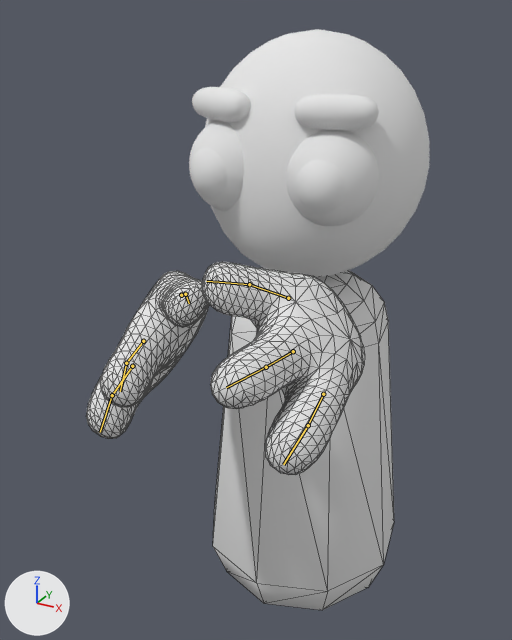
Two versions of the glTF model src/features/player/assets/models/simple/guy.glb, one commit apart.
The view is the same before and after, from a camera (50 mm lens) standing at (0.732, -1.625, 1.628) and looking at (-0.044, -0.213, 0.922). The axes (+X, +Y, +Z) are drawn at lower left. The lights are the same throughout. The first picture is the older version. Both versions are drawn at frame 1 of the action 'fists_up_punch_left'; the numbers are the values there. The bones that change are drawn over the model as lines. Mesh edges are drawn as thin lines on the coarser meshes.

Objects in the first picture: 'Body', 'Hands', 'Head'.
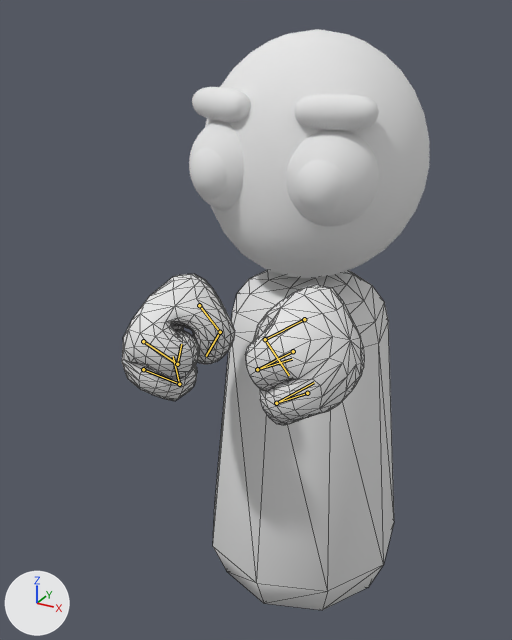
The edits, one by one:
Bone 'Pinkie.L' (bone_pinkie_l) moves from (0.0, 0.0, 0.0) to (-0.026, 0.001, -0.016).
Bone 'Pinkie.L' (bone_pinkie_l) turns from (0, 0, 0) to (-3, 18, 98) degrees about its own x, y and z.
Bone 'Pinkie.L.001' (bone_pinkie_l_001) turns from (0, 0, 0) to (1, -9, 100) degrees about its own x, y and z.
Bone 'Midfinger.L' (bone_midfinger_l) turns from (0, 0, 0) to (-1, -3, 85) degrees about its own x, y and z.
Bone 'Midfinger.L.001' (bone_midfinger_l_001) turns from (0, 0, 0) to (12, -9, 90) degrees about its own x, y and z.
Bone 'Thumb.L' (bone_thumb_l) moves from (0.0, 0.0, 0.0) to (-0.055, -0.079, -0.004).
Bone 'Thumb.L' (bone_thumb_l) turns from (0, 0, 0) to (27, 40, 69) degrees about its own x, y and z.
Bone 'Thumb.L.001' (bone_thumb_l_001) turns from (0, 0, 0) to (10, -9, 87) degrees about its own x, y and z.
Bone 'Pinkie.R' (bone_pinkie_r) moves from (0.0, 0.0, 0.0) to (0.026, 0.001, -0.016).
Bone 'Pinkie.R' (bone_pinkie_r) turns from (0, 0, 0) to (-3, -18, -98) degrees about its own x, y and z.
Bone 'Pinkie.R.001' (bone_pinkie_r_001) turns from (0, 0, 0) to (1, 9, -100) degrees about its own x, y and z.
Bone 'Midfinger.R' (bone_midfinger_r) turns from (0, 0, 0) to (-1, 3, -85) degrees about its own x, y and z.
Bone 'Midfinger.R.001' (bone_midfinger_r_001) turns from (0, 0, 0) to (12, 9, -90) degrees about its own x, y and z.
Bone 'Thumb.R' (bone_thumb_r) moves from (0.0, 0.0, 0.0) to (0.055, -0.079, -0.004).
Bone 'Thumb.R' (bone_thumb_r) turns from (0, 0, 0) to (27, -40, -69) degrees about its own x, y and z.
Bone 'Thumb.R.001' (bone_thumb_r_001) turns from (0, 0, 0) to (10, 9, -87) degrees about its own x, y and z.

Changed parts and their boxes [x1, y1, x2, y2] in the pictures (512 x 640 px):
'Hands', posed (13% narrower, 29% shorter)
    before: [86, 262, 365, 475]
    after: [122, 274, 364, 425]
bone 'Pinkie.L', root to tip
    before: (323, 394) to (308, 425)
    after: (307, 393) to (276, 403)
bone 'Pinkie.L.001', root to tip
    before: (308, 425) to (283, 464)
    after: (276, 403) to (314, 382)
bone 'Midfinger.L', root to tip
    before: (293, 351) to (266, 367)
    after: (293, 351) to (257, 369)
bone 'Midfinger.L.001', root to tip
    before: (266, 367) to (226, 387)
    after: (257, 369) to (292, 359)
bone 'Thumb.L', root to tip
    before: (288, 298) to (249, 284)
    after: (304, 319) to (265, 339)
bone 'Thumb.L.001', root to tip
    before: (249, 284) to (206, 281)
    after: (265, 339) to (289, 375)
bone 'Pinkie.R', root to tip
    before: (132, 366) to (112, 395)
    after: (143, 369) to (179, 384)
bone 'Pinkie.R.001', root to tip
    before: (112, 395) to (100, 432)
    after: (179, 384) to (173, 356)
bone 'Midfinger.R', root to tip
    before: (143, 341) to (126, 363)
    after: (143, 341) to (177, 364)
bone 'Midfinger.R.001', root to tip
    before: (126, 363) to (120, 391)
    after: (177, 364) to (181, 344)
bone 'Thumb.R', root to tip
    before: (181, 295) to (185, 294)
    after: (199, 305) to (220, 332)
bone 'Thumb.R.001', root to tip
    before: (185, 294) to (189, 303)
    after: (220, 332) to (206, 356)
